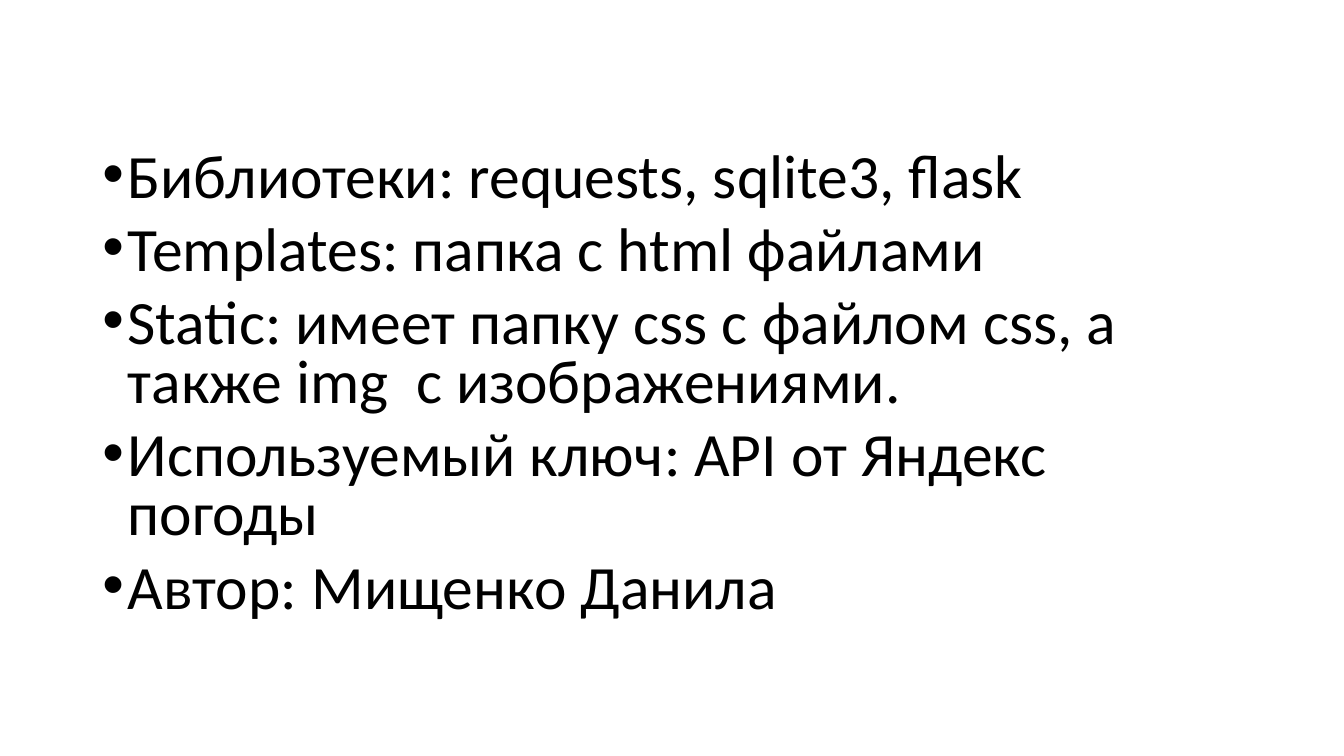
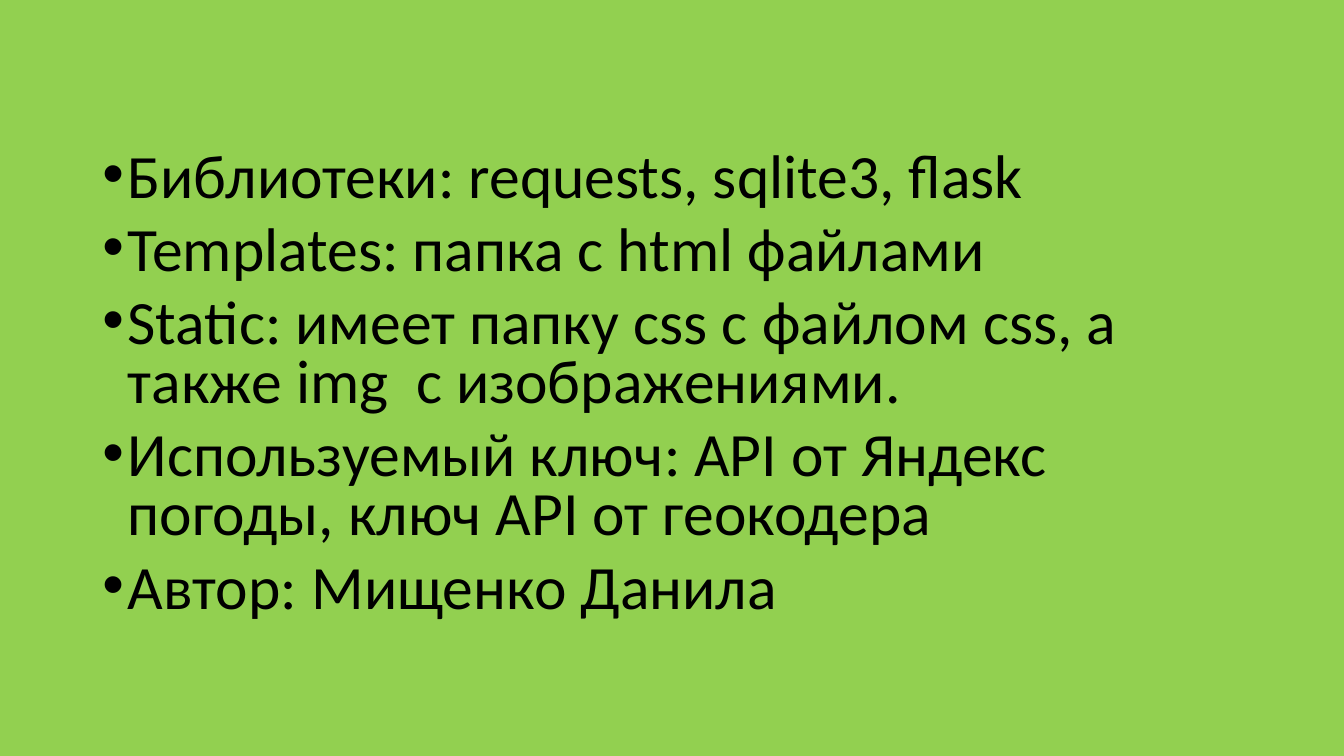
Before and after one commit to Danila-Mishchenko/Weather-graf, a slide deck: slide 3 of docx/Презентация Microsoft PowerPoint (2).pptx. Drawn at 1344x756 pixels with LibreOffice and Linux fonts; fonts in the diff are those of the drawing. Boxes give left, top, right and bottom in pixels: in the first picture for what was removed or moved away, otherwise in the second. Text is boxed around its words. In the diff, an @@ line names an element or a change of style, - is before the commit and + after.

```diff
--- a/docx/Презентация Microsoft PowerPoint (2).pptx
+++ b/docx/Презентация Microsoft PowerPoint (2).pptx
@@ background #FFFFFF to #92D050 @@
@@ text at (128, 434, 1047, 545): text changed @@
-• Используемый ключ: API от Яндекс погоды
+• Используемый ключ: API от Яндекс погоды, ключ API от геокодера
```
Also in this commit, not shown: 3 other slides changed, 3 slides added, 21 other files.
